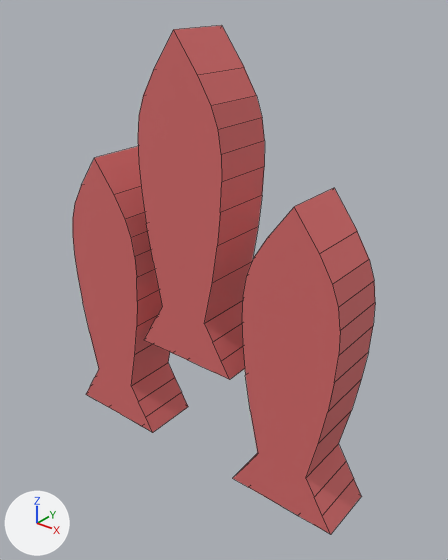
One commit to the FBX model Assets/Rollout Core/Powerups/Models/Powerup_Entropy.fbx: the scene before it, then after it.
Before and after are seen from a camera (50 mm lens) standing at (0.0566, -0.0495, 0.0949) and looking at (0.0146, 0.003, 0.0624). The lights are fixed; the arrows at lower left show +X, +Y and +Z. Mesh edges are drawn as thin lines. Where no turn or scale is listed for an object, it has been applied to the vertices.

In view in the first picture: 'Model_Powerup_Entropy'.
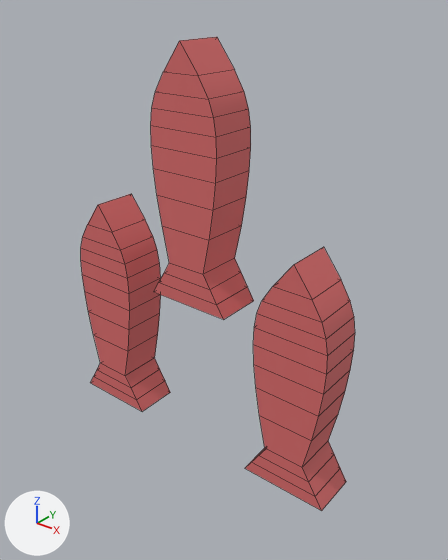
Location of each change, [x1, y1, x2, y2] in pixels of the pictures (448 x 560 px):
'Model_Powerup_Entropy', reshaped, moved (9% narrower, 7% shorter)
    before: [73, 25, 375, 534]
    after: [81, 37, 355, 511]
part 1 of me_mesh, rebuilt (19% narrower, 20% shorter)
    before: [138, 25, 265, 380]
    after: [151, 37, 254, 320]
part 2 of me_mesh, rebuilt (22% narrower, 24% shorter)
    before: [73, 146, 188, 433]
    after: [81, 194, 170, 411]
part 3 of me_mesh, rebuilt (22% narrower, 24% shorter)
    before: [233, 188, 375, 534]
    after: [245, 247, 355, 511]

The change, as a diff of the scene's bpy script:
```diff
--- a/Assets/Rollout Core/Powerups/Models/Powerup_Entropy.fbx.py
+++ b/Assets/Rollout Core/Powerups/Models/Powerup_Entropy.fbx.py
@@ me_mesh @@
 # used by ob_model_powerup_entropy
-me_mesh.from_pydata(...)  # 198 vertices, 123 faces; spans x -0.0214..0.0214, y -0.0038..0.0038, z -0.0265..0.0265
+me_mesh.from_pydata(...)  # 150 vertices, 147 faces; spans x -0.0204..0.0204, y -0.003..0.003, z -0.0236..0.0266
+# me_mesh part 1: the loose piece of 66 vertices spanning x -0.0077..0.0066, y -0.0038..0.0038, z -0.0116..0.0265 is rebuilt with 50 vertices and now spans x -0.0055..0.0058, y -0.003..0.003, z -0.0032..0.0266
+# me_mesh part 2: the loose piece of 66 vertices spanning x -0.0214..-0.0071, y -0.0038..0.0038, z -0.0265..0.0116 is rebuilt with 50 vertices and now spans x -0.0204..-0.0092, y -0.003..0.003, z -0.0236..0.0062
+# me_mesh part 3: the loose piece of 66 vertices spanning x 0.0071..0.0214, y -0.0038..0.0038, z -0.0265..0.0116 is rebuilt with 50 vertices and now spans x 0.0092..0.0204, y -0.003..0.003, z -0.0235..0.0063
 me_mesh.materials.append(mat_t_powerup_missiles)
@@ ob_model_powerup_entropy @@
 ob_model_powerup_entropy = bpy.data.objects.new('Model_Powerup_Entropy', me_mesh)
-ob_model_powerup_entropy.location = (0.0125, 0.0023, 0.064)
+ob_model_powerup_entropy.location = (0.0117, 0.0023, 0.0628)
```
